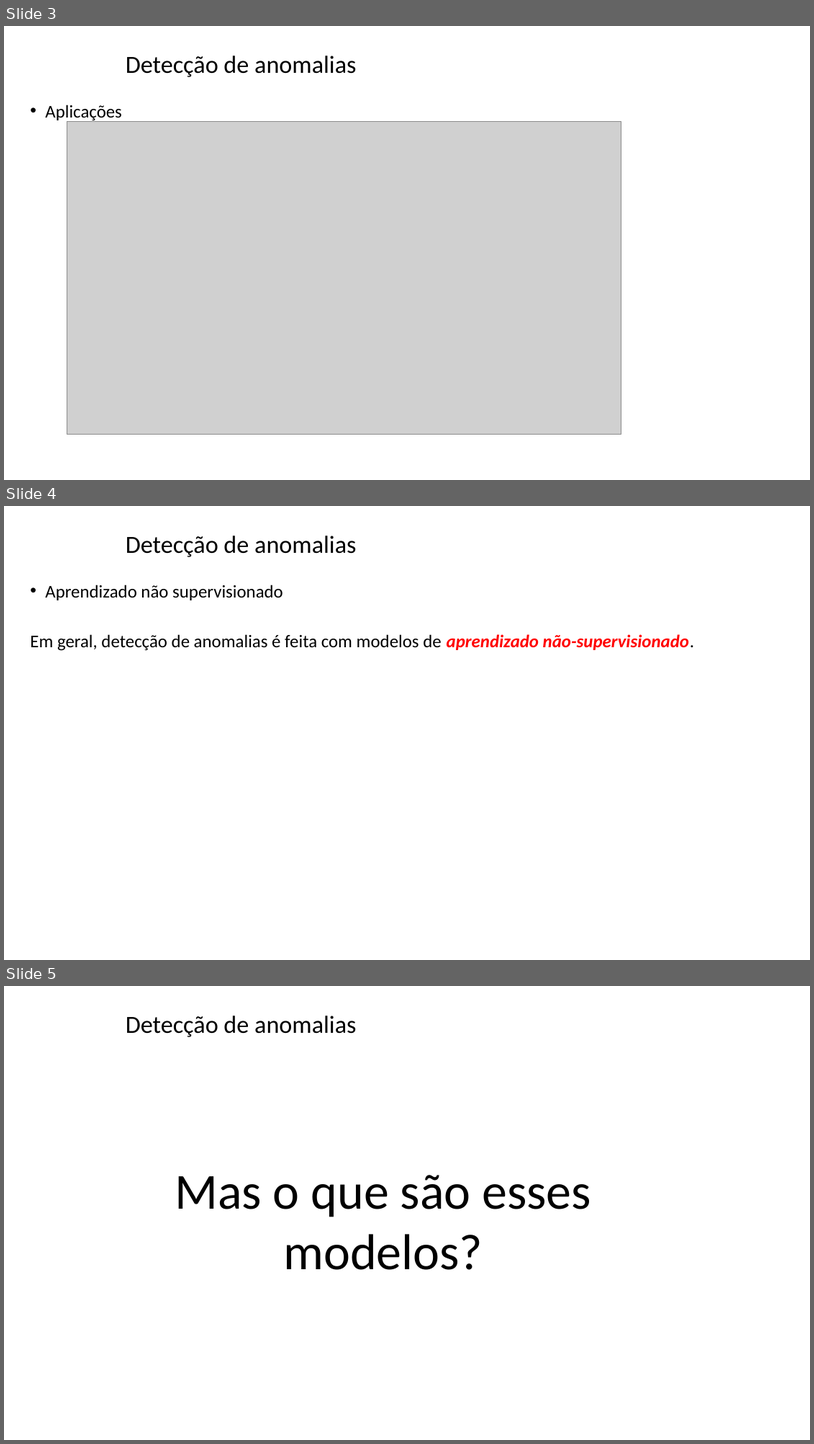
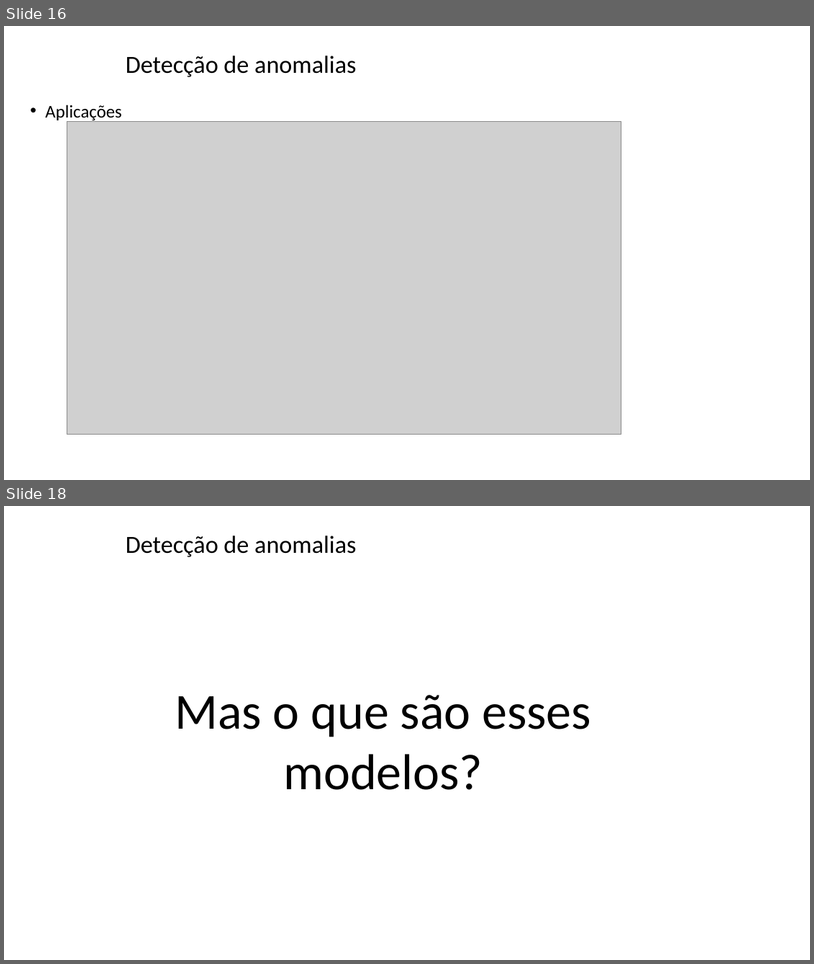
Before and after one commit to zz4fap/tp557-iot-ml, a slide deck: slides/TP557_16_detecção_de_anomalias.pptx. Shown one above the other, each under a label of ours: slides 3, 4 and 5 before the commit, slides 16 and 18 after it; the slides between them are not shown. The pictures are 814x1444 and 814x964 pixels, drawn with LibreOffice and Linux fonts; fonts in the diff are those of the drawing; grey boxes stand for pictures; background and template pictures are left out. Boxes give left, top, right and bottom in pixels: in the first picture for what was removed or moved away, otherwise in the second. Text is boxed around its words. In the diff, an @@ line names an element or a change of style, - is before the commit and + after.

```diff
--- a/slides/TP557_16_detecção_de_anomalias.pptx
+++ b/slides/TP557_16_detecção_de_anomalias.pptx
@@ slide 4 removed at (x1=4, y1=506, x2=810, y2=960), background picture (left out) @@
@@ title removed at (x1=126, y1=536, x2=356, y2=557) @@
-Detecção de anomalias
@@ text removed at (x1=30, y1=584, x2=694, y2=651) @@
-• Aprendizado não supervisionado
-Em geral, detecção de anomalias é feita com modelos de aprendizado não-supervisionado.
@@ what was slide 3 is now slide 16 @@
@@ what was slide 5 is now slide 18 @@
```
Also in this commit, not shown: 5 slides changed, 9 slides added.
